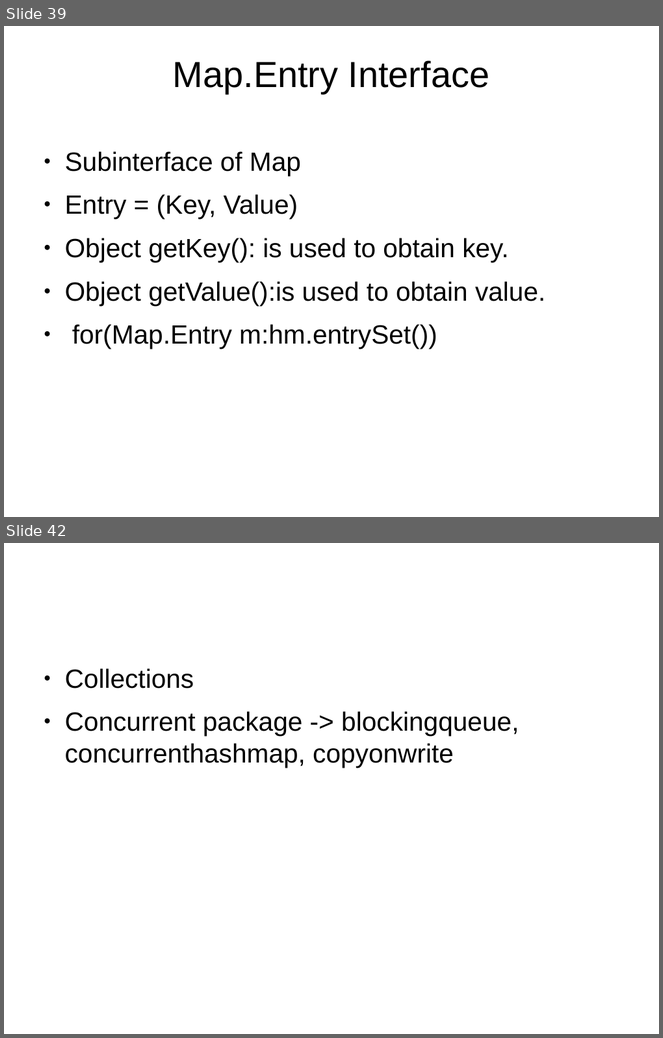
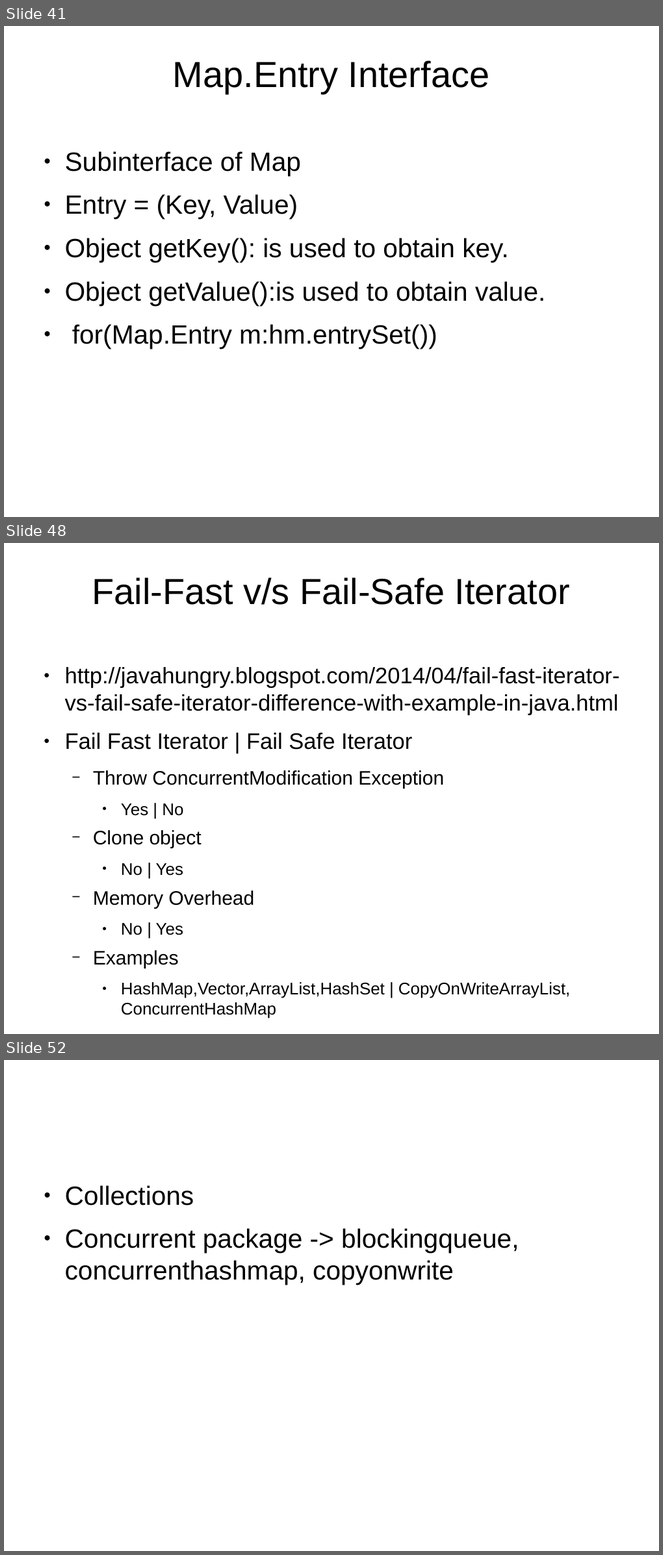
Before and after one commit to shikha-desai/Internship_PreWork, a slide deck: Java/Java_Notes.odp. Shown one above the other, each under a label of ours: slides 39 and 42 before the commit, slides 41, 48 and 52 after it; the slides between them are not shown. The pictures are 663x1038 and 663x1555 pixels, drawn with LibreOffice and Linux fonts; fonts in the diff are those of the drawing; background and template pictures are left out. Boxes give left, top, right and bottom in pixels: in the first picture for what was removed or moved away, otherwise in the second. Text is boxed around its words. In the diff, an @@ line names an element or a change of style, - is before the commit and + after.

Commit message:
Updated collections in java

```diff
--- a/Java/Java_Notes.odp
+++ b/Java/Java_Notes.odp
@@ slide 48 added at (x1=4, y1=543, x2=659, y2=1034), background picture (left out) @@
@@ title added at (x1=92, y1=577, x2=570, y2=605), 44 pt, text #000000 @@
+Fail-Fast v/s Fail-Safe Iterator
@@ text added at (x1=65, y1=667, x2=620, y2=1019), 27.2 pt, text #000000 @@
+● http://javahungry.blogspot.com/2014/04/fail-fast-iterator-vs-fail-safe-iterator-difference-with-example-in-java.html
+● Fail Fast Iterator | Fail Safe Iterator
+  − Throw ConcurrentModification Exception
+    ● Yes | No
+  − Clone object
+    ● No | Yes
+  − Memory Overhead
+    ● No | Yes
+  − Examples
+    ● HashMap,Vector,ArrayList,HashSet | CopyOnWriteArrayList, ConcurrentHashMap
@@ what was slide 39 is now slide 41 @@
@@ what was slide 42 is now slide 52 @@
```
Also in this commit, not shown: 3 slides changed, 11 other slides added, 3 other files.
